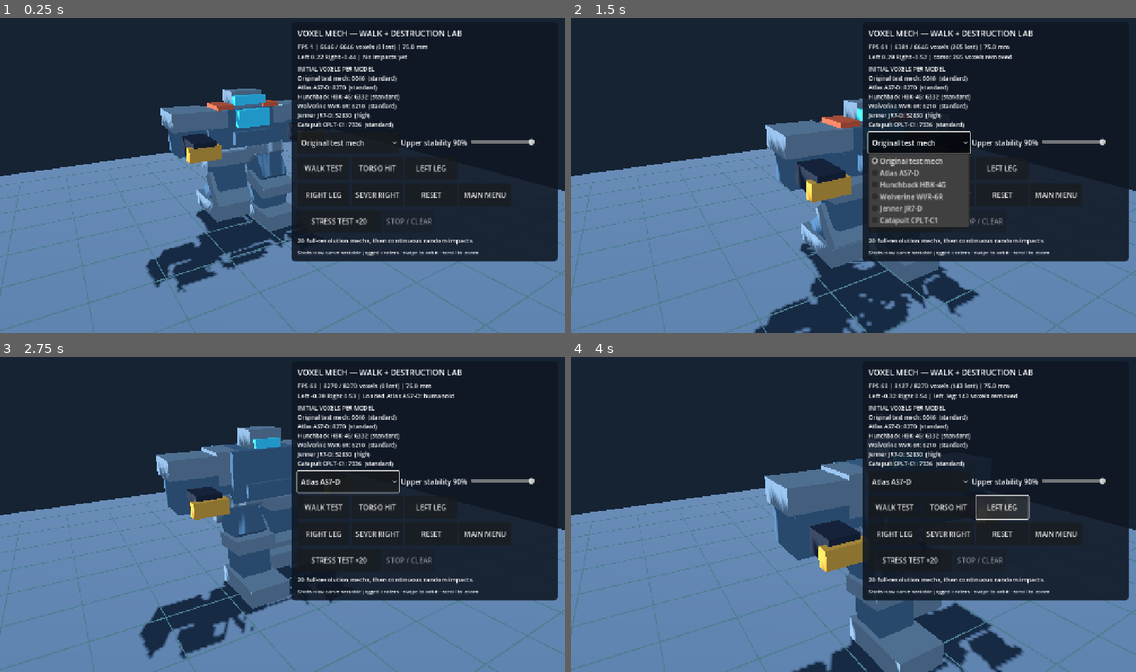
Above: before the commit, frames 1-4 (two rows, left to right).
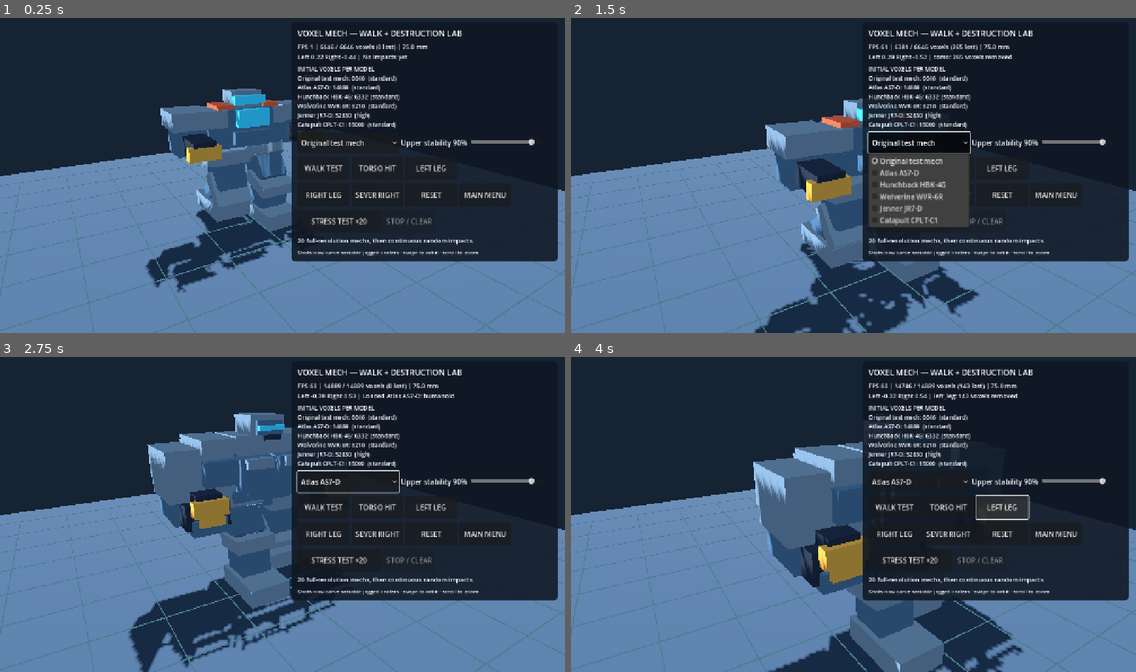
Above: after the commit, the same moments.

Repository: drag0nblad3/BtechMobile
Game: Godot game, scene res://scenes/voxel_mech_lab.tscn
Two runs of this game, one before a commit and one after it. Both use one fixed random seed, a clock stepped at 60 frames per second and the inputs below. This scene is started directly instead of the project's main scene.
Inputs:
- Up to frame 1 (0.25 s): no input
- Up to frame 2 (1.5 s): click "TORSO HIT" at 0.5 s; click "Original test mech" at 1.25 s
- Up to frame 3 (2.75 s): click "WALK TEST" at 2 s
- Up to frame 4 (4 s): click "Atlas AS7-D" at 2.75 s; click "LEFT LEG" at 3.5 s

The runs differ from the first frame. In frame 1, 0.2% of the frame differs, in the area x 58-71%, y 21-36%; in frame 2, 0.2%; in frame 3, 6.7%, in the area x 22-78%, y 8-100%; in frame 4, 6.5%.

Commit message:
Connect Atlas/Catapult high-detail sculpts and 2x voxel profiles: src/view/units/voxel_mech_art.gd

Diff:
--- a/src/view/units/voxel_mech_art.gd
+++ b/src/view/units/voxel_mech_art.gd
@@ -44,6 +44,7 @@
 			part.fill_box(Vector3i(6, 0, -4), Vector3i(9, 3, 4), 4)
 			part.fill_box(Vector3i(-8, 2, -3), Vector3i(-5, 4, 3), 5)
 			part.fill_box(Vector3i(4, 2, -3), Vector3i(7, 4, 3), 5)
+	VoxelHighFidelityArt.torso(part, shape)
 	part.seal()
 
 
@@ -70,10 +71,12 @@
 			part.fill_box(Vector3i(-4, -2, -4), Vector3i(4, 1, 4), 4)
 			part.fill_box(Vector3i(-2, -7, -11), Vector3i(2, -4, -4), 1)
 			part.fill_box(Vector3i(-3, -7, -11), Vector3i(3, -5, -10), 3)
+	VoxelHighFidelityArt.arm(part, style, side)
 	part.seal(-2 if style != "missile_pods" else 1)
 
 
 static func metatarsal(part: VoxelPart) -> void:
 	part.armor_box(Vector3i(-2, -4, -2), Vector3i(2, -1, 2), 4, 1)
 	part.fill_box(Vector3i(-3, -1, -3), Vector3i(3, 0, 3), 1)
+	VoxelHighFidelityArt.leg(part, part.detail_style, "hock")
 	part.seal()
